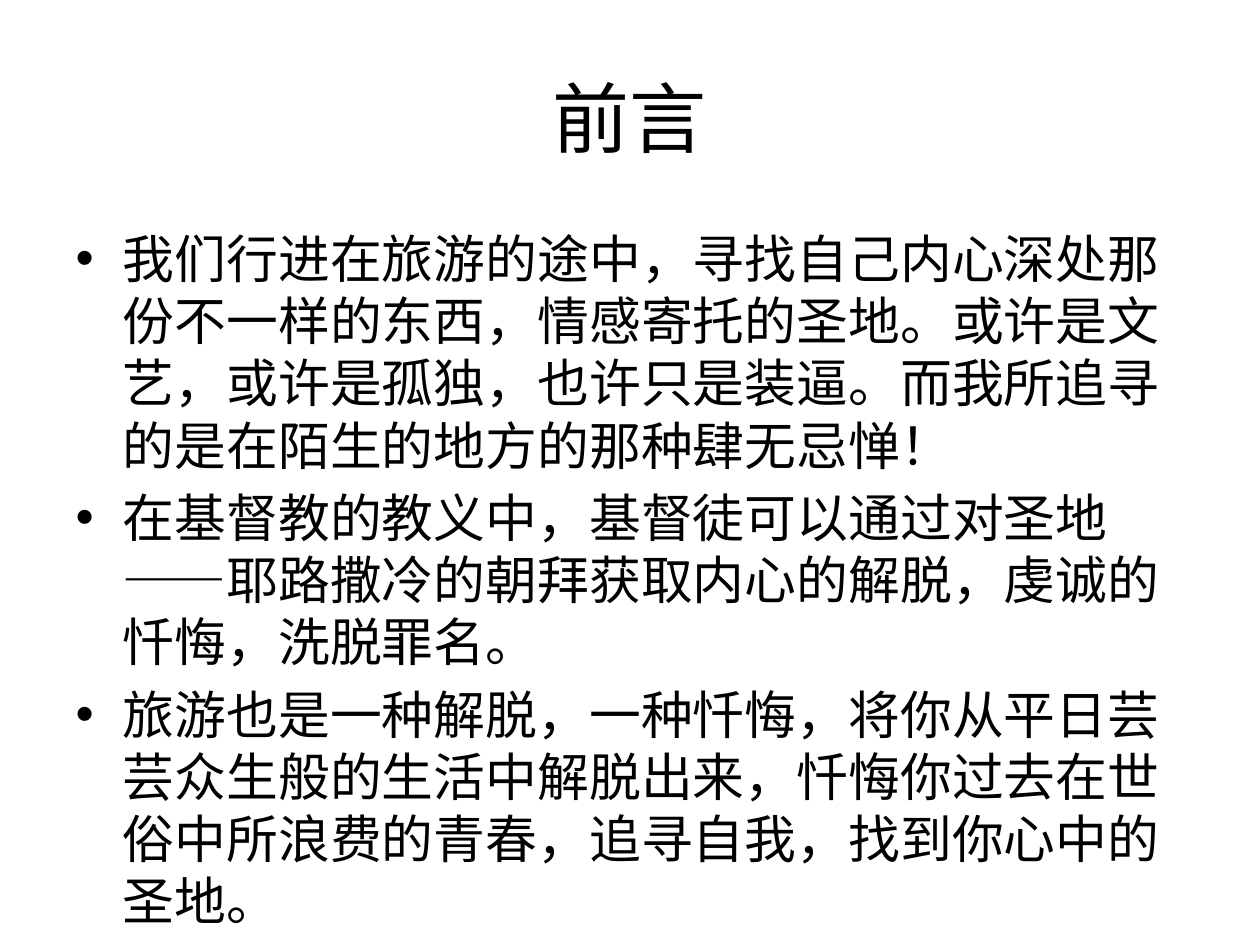
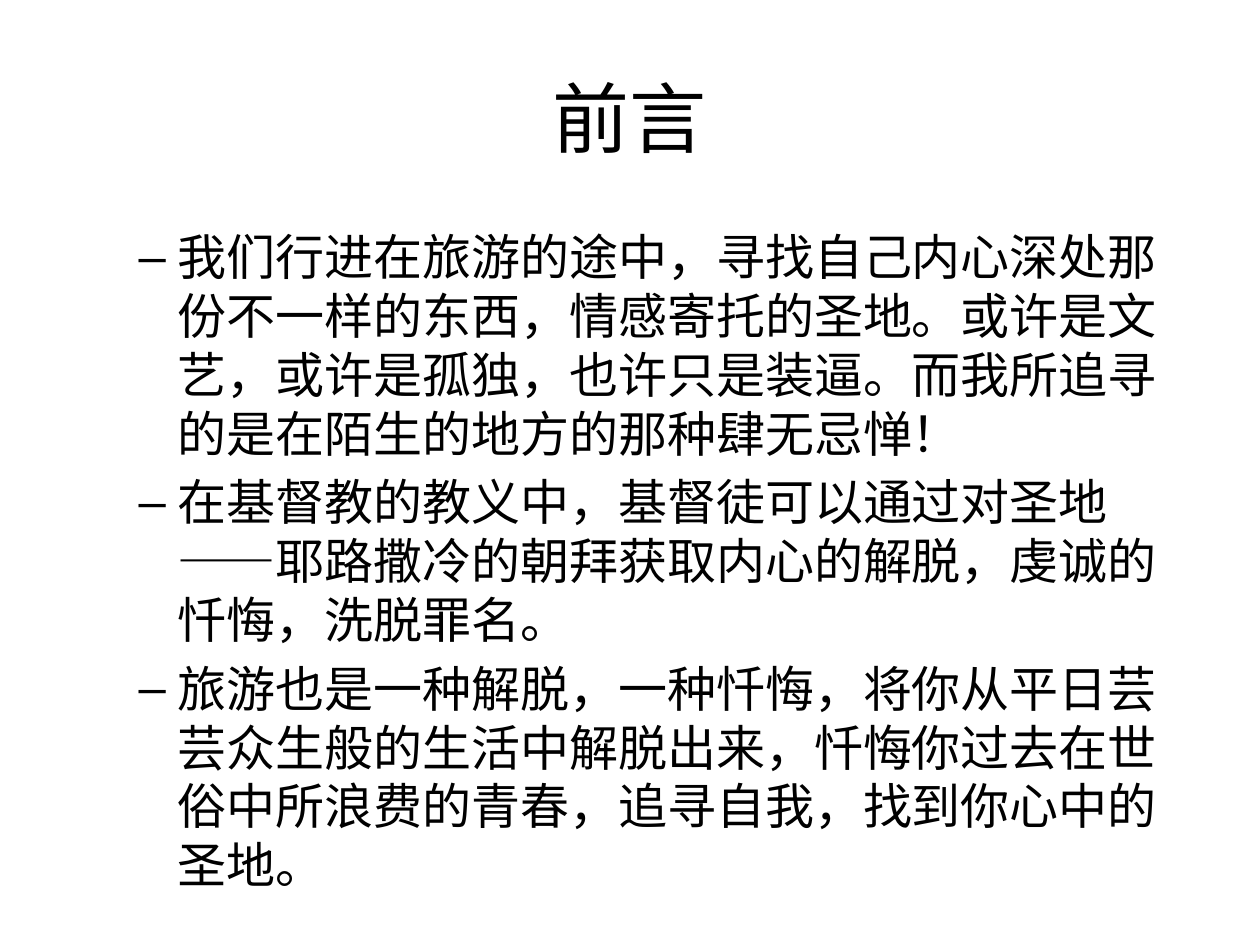
Before and after one commit to Yourtour/yt, a slide deck: slide 2 of yourtour/documents/business/YourTour BP 2.0.pptx. Drawn at 1260x945 pixels with LibreOffice and Linux fonts; fonts in the diff are those of the drawing. Boxes give left, top, right and bottom in pixels: in the first picture for what was removed or moved away, otherwise in the second. Text is boxed around its words. In the diff, an @@ line names an element or a change of style, - is before the commit and + after.

```diff
--- a/yourtour/documents/business/YourTour BP 2.0.pptx
+++ b/yourtour/documents/business/YourTour BP 2.0.pptx
@@ text "我们行进在旅游的途中，寻找自己内心深处那份不一样的东西，情感寄托的圣地。或许是文艺，或许是孤独，也许只是装逼。而我所追寻 ..." at <box>178,233,1157,829</box>: size 29.6 to 28 pt; bullet • to –; list level 1 to 2 in "我们行进在旅游的途中，寻找自己内心深处那份不一样的东西，情感寄托的圣地。或许是文艺，或许是孤独，也许只是装逼。而我所追寻 ..."; list level 1 to 2 in "在基督教的教义中，基督徒可以通过对圣地——耶路撒冷的朝拜获取内心的解脱，虔诚的忏悔，洗脱罪名。"; list level 1 to 2 in "旅游也是一种解脱，一种忏悔，将你从平日芸芸众生般的生活中解脱出来，忏悔你过去在世俗中所浪费的青春，追寻自我，找到你心中的 ..." @@
```
Also in this commit, not shown: 12 other slides changed, 3 slides added, 2 other files.
